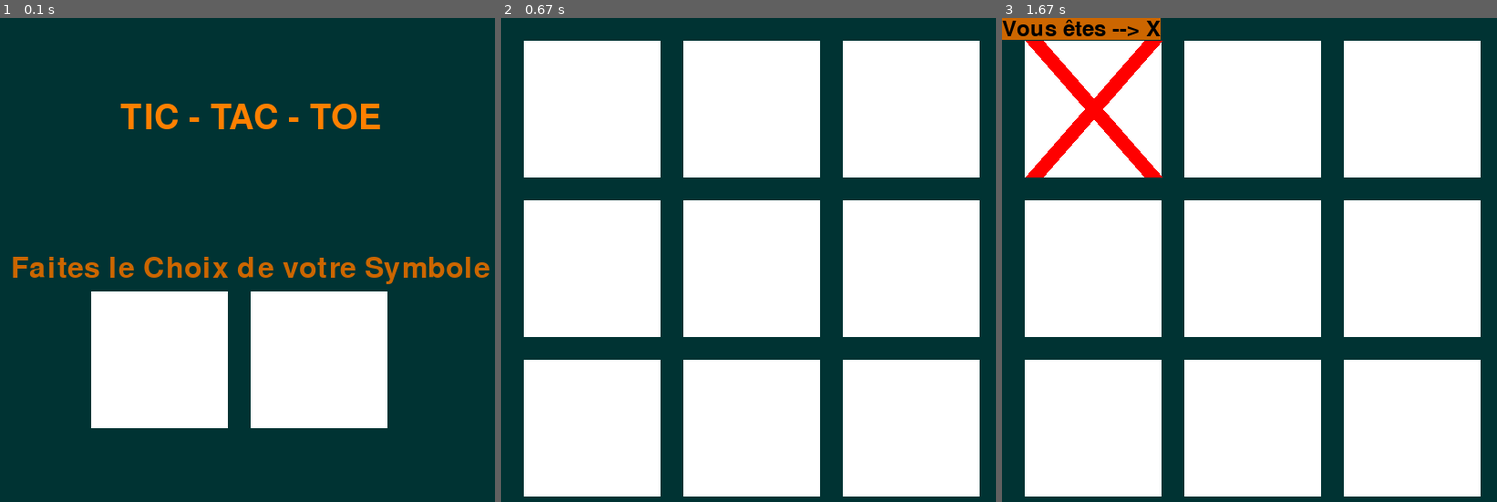
Above: before the commit, frames 1-3 (left to right).
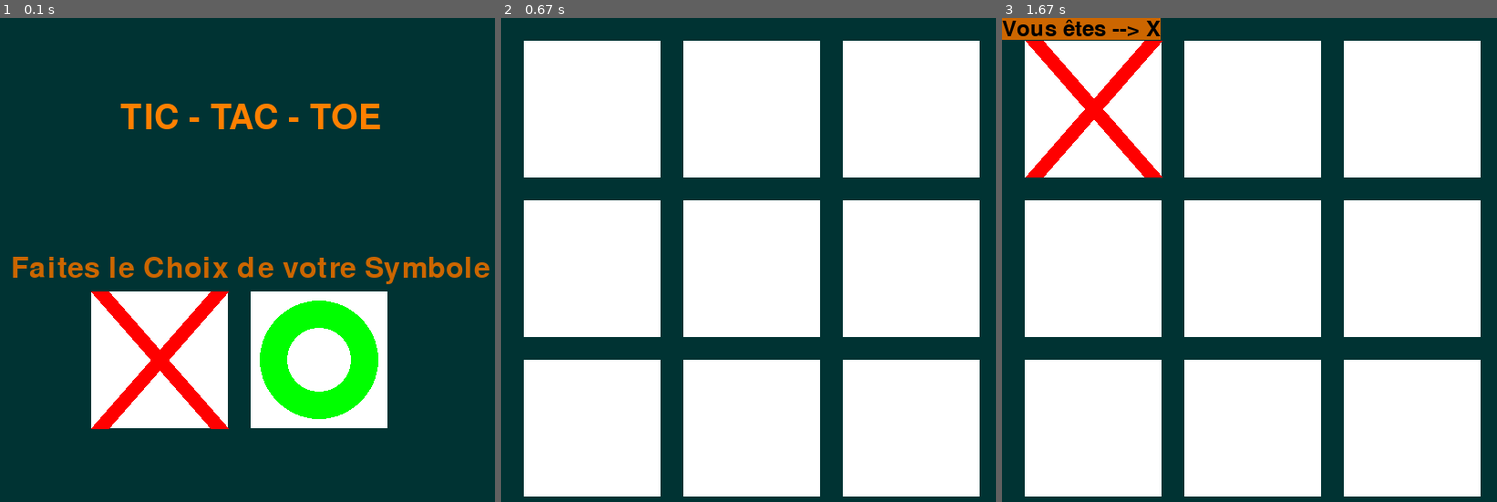
Above: after the commit, the same moments.

Repository: josue-lubaki/game-tic-tac-toe
Game: pygame game, started from main.py
The game is run twice, just before and just after one commit, with the same random seed, the same clock (stepped at 60 frames per second) and the same inputs.
Inputs (mouse positions are in pixels of both pictures, inside the frame that each line leads up to):
- Up to frame 1 (0.1 s): no input
- Up to frame 2 (0.67 s): press the mouse at (659, 361) at 0.37 s; move the mouse to (629, 371) at 0.47 s; release the mouse at (595, 385) at 0.6 s
- Up to frame 3 (1.67 s): press the mouse at (1412, 429) at 0.7 s; move the mouse to (1249, 289) at 0.8 s; release the mouse at (1086, 148) at 0.93 s

The runs differ from the first frame. In frame 1, 5.3% of the frame differs, in the area x 18-77%, y 56-85%; in frame 2, nothing differs; in frame 3, nothing differs.

Commit message:
Version_7_1

Diff:
--- a/Fonctional.py
+++ b/Fonctional.py
@@ -18,7 +18,7 @@
     rect_circle_switch = True
     return [rect_circle_switch,r1,r2,r3,r4,r5,r6,r7,r8,r9]
 
-# Reinitialisation des cases disponibles
+# Reinitialisation des 9 cases disponibles
 def initialiser_case():
     c1 = True
     c2 = True
@@ -120,6 +120,13 @@
         # Creation de deux cases pour le choix du symbole
         rec_1 = pygame.draw.rect(display_surface, blanc, (100,300,150,150))
         rec_2 = pygame.draw.rect(display_surface, blanc, (275,300,150,150))
+        # Dessiner les Symboles
+        # Symbole X
+        pygame.draw.line(display_surface, rouge,[109,300],[240,450], 20)
+        pygame.draw.line(display_surface, rouge,[240,300],[109,450], 20)
+        # Symbole O
+        pygame.draw.ellipse(display_surface, vert, [285,310,130,130], 30)
+
 
         # copying the text surface object
         # to the display surface object
--- a/main.py
+++ b/main.py
@@ -17,8 +17,9 @@
 orange_claire = (255,128,0)
 
 # assigning values to X and Y variable
-X = 550
-Y = 550
+dimension = DimensionFenetre()
+X = dimension[0]
+Y = dimension[1]
 
 # create the display surface object
 # of specific dimension..e(X, Y).
